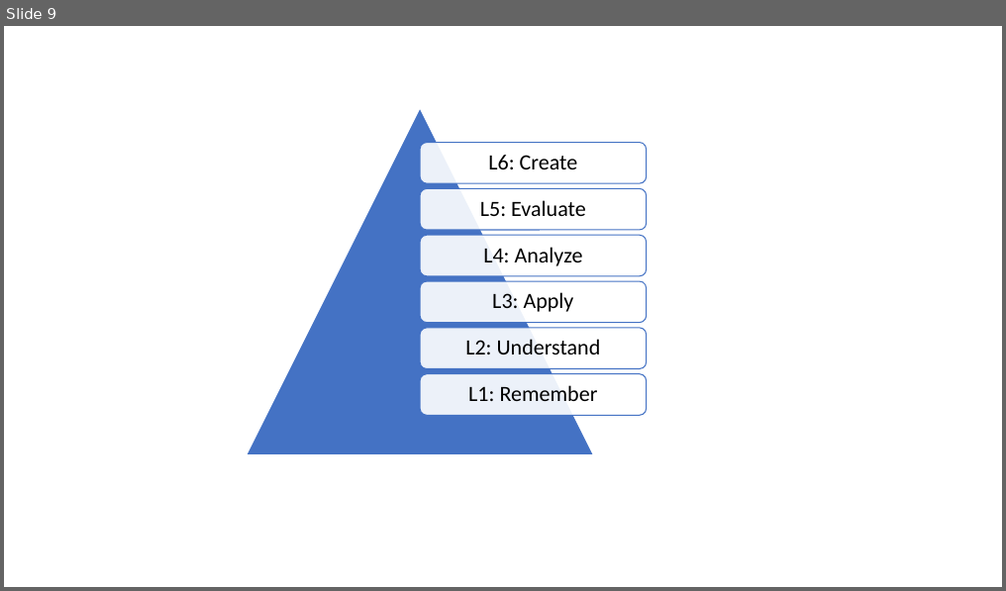
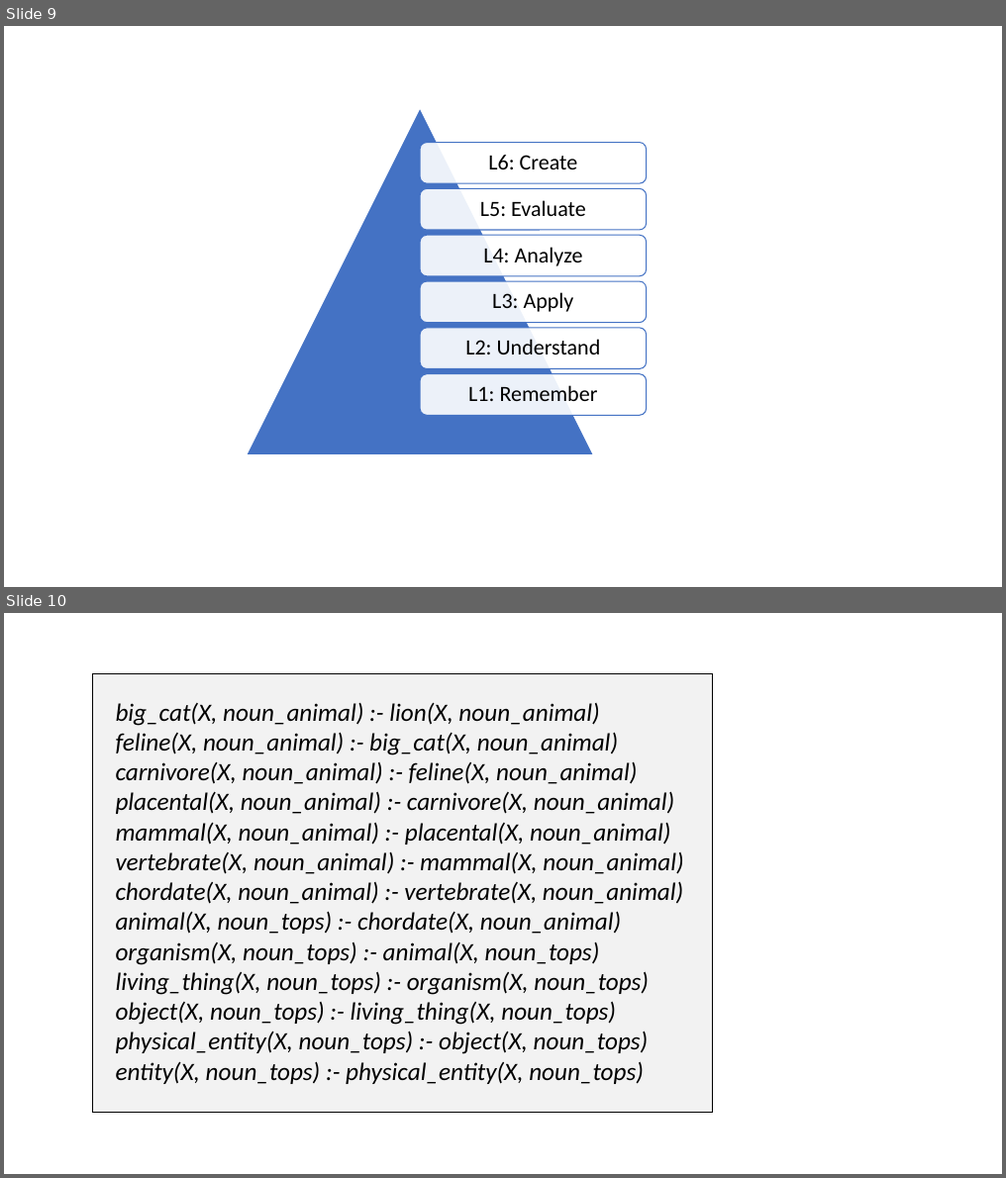
Before and after one commit to DhruvaPendharkar/thesis-project, a slide deck: Notes/Diagrams.pptx. Shown one above the other, each under a label of ours: slide 9 before the commit, slides 9 and 10 after it. The pictures are 1006x591 and 1006x1178 pixels, drawn with LibreOffice and Linux fonts; fonts in the diff are those of the drawing. Boxes give left, top, right and bottom in pixels: in the first picture for what was removed or moved away, otherwise in the second. Text is boxed around its words. In the diff, an @@ line names an element or a change of style, - is before the commit and + after.

```diff
--- a/Notes/Diagrams.pptx
+++ b/Notes/Diagrams.pptx
@@ slide 10 added at (4, 613, 1002, 1174), background #FFFFFF @@
@@ rectangle added at (93, 673, 712, 1112), fill #F2F2F2, outline #000000 0.75 pt, 24 pt, text #000000, italic @@
+big_cat(X, noun_animal) :- lion(X, noun_animal)
+feline(X, noun_animal) :- big_cat(X, noun_animal)
+carnivore(X, noun_animal) :- feline(X, noun_animal)
+placental(X, noun_animal) :- carnivore(X, noun_animal)
+mammal(X, noun_animal) :- placental(X, noun_animal)
+vertebrate(X, noun_animal) :- mammal(X, noun_animal)
+chordate(X, noun_animal) :- vertebrate(X, noun_animal)
+animal(X, noun_tops) :- chordate(X, noun_animal)
+organism(X, noun_tops) :- animal(X, noun_tops)
+living_thing(X, noun_tops) :- organism(X, noun_tops)
+object(X, noun_tops) :- living_thing(X, noun_tops)
+physical_entity(X, noun_tops) :- object(X, noun_tops)
+entity(X, noun_tops) :- physical_entity(X, noun_tops)
```
Also in this commit, not shown: 1 other file.
